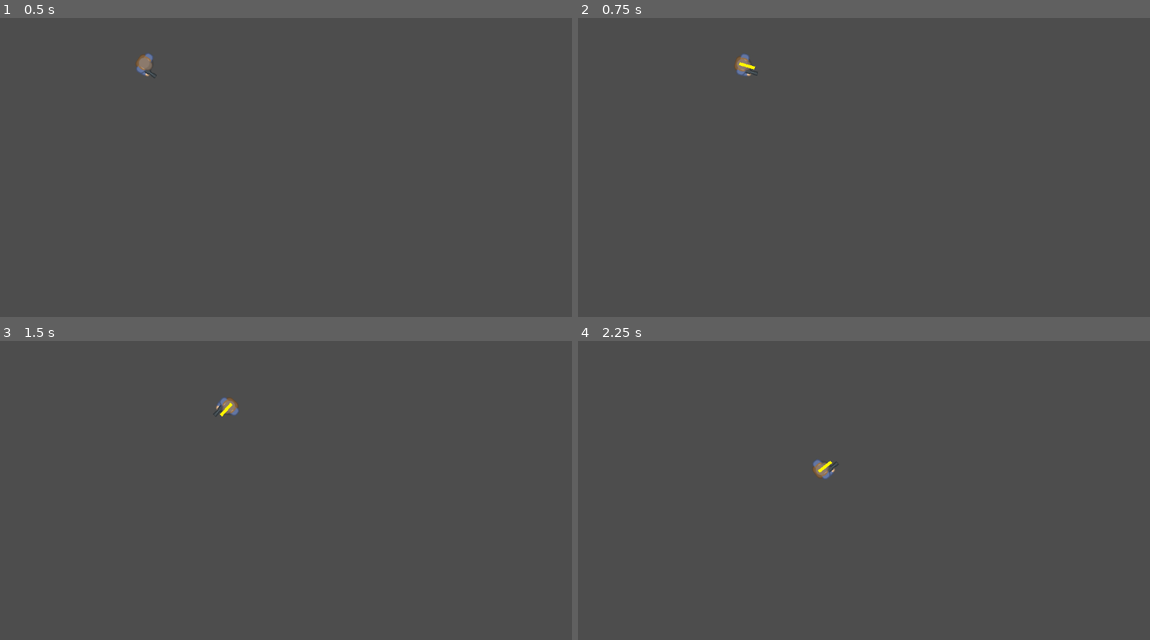
Above: before the commit, frames 1-4 (two rows, left to right).
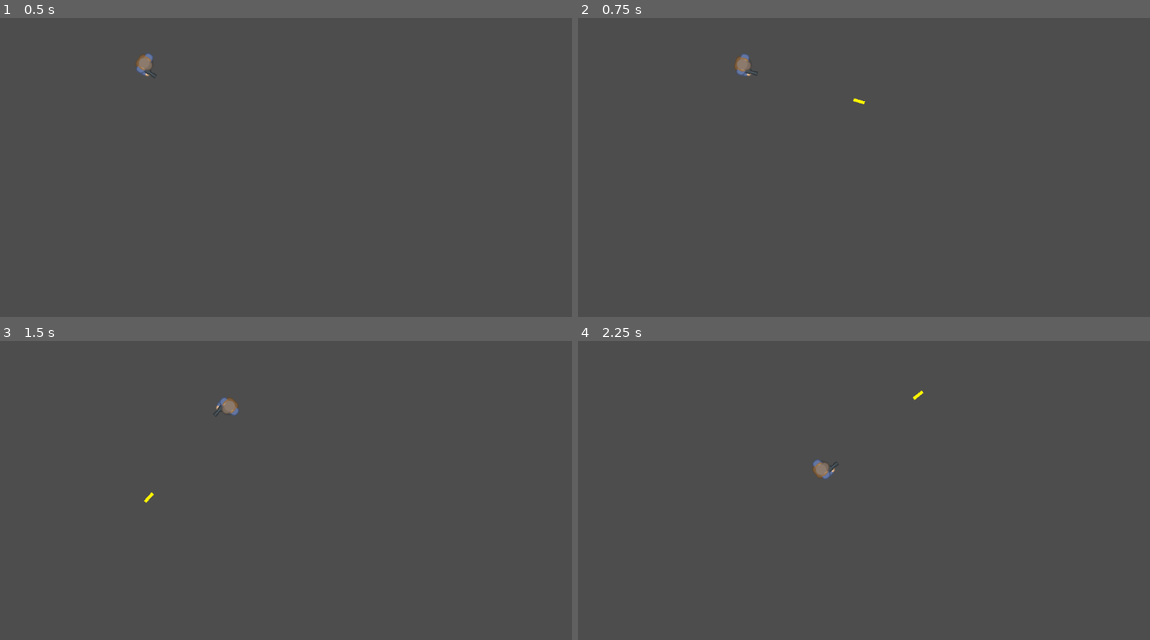
Above: after the commit, the same moments.

Repository: sunturtle1/Shadow-Dash
Game: Godot game, scene res://main.tscn
Same seed, same stepped clock (60 frames per second), same inputs: the game is played once before the commit and once after it.
Inputs (mouse positions are in pixels of both pictures, inside the frame that each line leads up to):
- Up to frame 1 (0.5 s): no input
- Up to frame 2 (0.75 s): tap Enter at 0.5 s; move the mouse to (984, 134) at 0.52 s; hold D (right) from 0.53 s (still down); click (984, 134) at 0.6 s
- Up to frame 3 (1.5 s): move the mouse to (154, 490) at 1.27 s; release D (right) at 1.28 s; hold S (down) from 1.28 s (still down); click (154, 490) at 1.35 s
- Up to frame 4 (2.25 s): move the mouse to (909, 400) at 2.02 s; release S (down) at 2.03 s; hold D (right) from 2.03 s (still down); click (909, 400) at 2.1 s

Frame 1 is identical in both runs. In frame 2, less than 0.1% of the frame differs, in the area x 28-51%, y 14-29%; in frame 3, less than 0.1%, in the area x 25-41%, y 20-55%; in frame 4, less than 0.1%.

Commit message:
added shooting (does not work well yet)

Diff:
--- /dev/null
+++ b/bullet.gd
@@ -0,0 +1,14 @@
+extends Area2D
+@export var speed: float = 50
+
+var direction := Vector2.ZERO
+
+
+func _physics_process(float) -> void:
+	if direction != Vector2.ZERO:
+		var velocity = direction * speed
+		global_position += velocity
+
+
+func set_direction(direction: Vector2):
+	self.direction = direction
--- a/bullet.tscn
+++ b/bullet.tscn
@@ -1,16 +1,18 @@
-[gd_scene load_steps=3 format=3 uid="uid://iaiy6a7ol5h0"]
+[gd_scene load_steps=4 format=3 uid="uid://iaiy6a7ol5h0"]
 
 [ext_resource type="Texture2D" uid="uid://dl2kjk1upqd3v" path="res://assets/kenney_top-down-shooter/Spritesheet/tracer.png" id="1_v7oki"]
+[ext_resource type="Script" uid="uid://8l72h3ffxcm3" path="res://bullet.gd" id="1_v8qja"]
 
 [sub_resource type="RectangleShape2D" id="RectangleShape2D_v8qja"]
-size = Vector2(30, 6)
+size = Vector2(22, 6)
 
 [node name="bullet" type="Area2D"]
+script = ExtResource("1_v8qja")
 
 [node name="Sprite2D" type="Sprite2D" parent="."]
 texture = ExtResource("1_v7oki")
 region_enabled = true
-region_rect = Rect2(0, 0, 30.6978, 5.82246)
+region_rect = Rect2(0, 0, 22.0072, 5.82246)
 
 [node name="CollisionShape2D" type="CollisionShape2D" parent="."]
 shape = SubResource("RectangleShape2D_v8qja")
--- a/player.gd
+++ b/player.gd
@@ -1,6 +1,8 @@
 extends CharacterBody2D
 @export var bullet :PackedScene
 @export var speed: float = 200.0
+
+@onready var muzzle = $Muzzle
 
 func _ready() -> void:
 	pass
@@ -32,4 +34,10 @@
 func shoot():
 	var bullet_instance = bullet.instantiate()
 	add_child(bullet_instance)
+	bullet_instance.position = muzzle.position
+	bullet_instance.rotation = muzzle.rotation
+	var target = get_global_mouse_position()
+	var direction = bullet_instance.global_position.direction_to(target).normalized()
+	bullet_instance.set_direction(direction)
+
 	print("shot fired")
--- a/player.tscn
+++ b/player.tscn
@@ -17,3 +17,6 @@
 [node name="CollisionShape2D" type="CollisionShape2D" parent="."]
 position = Vector2(-7, -2)
 shape = SubResource("RectangleShape2D_0xm2m")
+
+[node name="Muzzle" type="Marker2D" parent="."]
+position = Vector2(26, 10)
Not shown, added: bullet.gd.uid
